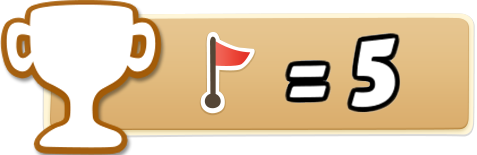
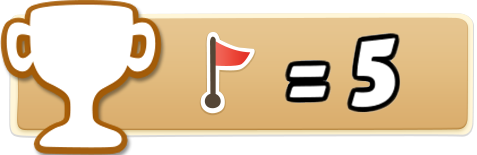
The second (477, 155) image is a revision of the first. Changes to its layers:
painted on "Base 1" over [16, 17, 469, 131]
painted on "Base 2" over [10, 13, 474, 136]
